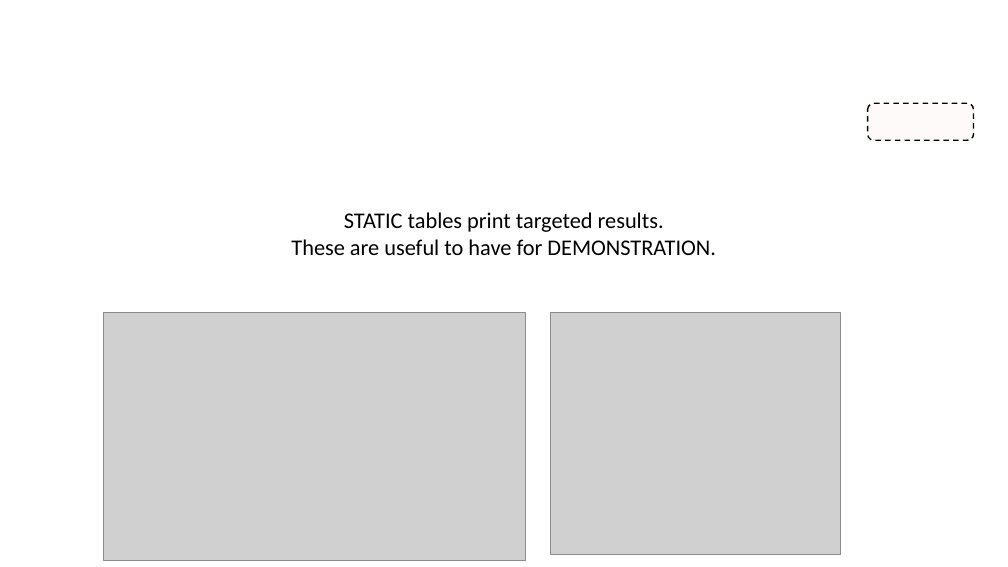
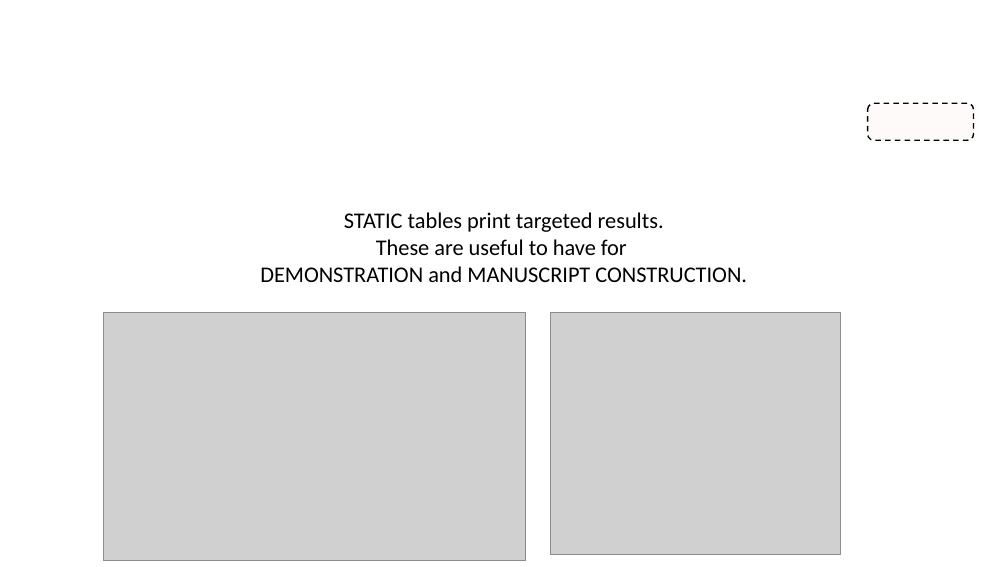
Before and after one commit to IALSA/IALSA-2015-Portland, a slide deck: slide 29 of pubs/2016-talks/2016-06-09-cpa/ppt/koval-etal-2016-06-10-cpa.pptx (slide 28 before the commit). Drawn at 1008x567 pixels with LibreOffice and Linux fonts; fonts in the diff are those of the drawing; grey boxes stand for pictures; background and template pictures are left out. Boxes give left, top, right and bottom in pixels: in the first picture for what was removed or moved away, otherwise in the second. Text is boxed around its words. In the diff, an @@ line names an element or a change of style, - is before the commit and + after.

```diff
--- a/pubs/2016-talks/2016-06-09-cpa/ppt/koval-etal-2016-06-10-cpa.pptx
+++ b/pubs/2016-talks/2016-06-09-cpa/ppt/koval-etal-2016-06-10-cpa.pptx
@@ text at bbox=[260, 239, 747, 282]: text changed @@
-These are useful to have for DEMONSTRATION.
+These are useful to have for
+DEMONSTRATION and MANUSCRIPT CONSTRUCTION.
```
Also in this commit, not shown: 21 other slides changed, 2 slides added, 1 slide removed, 1 other file.
